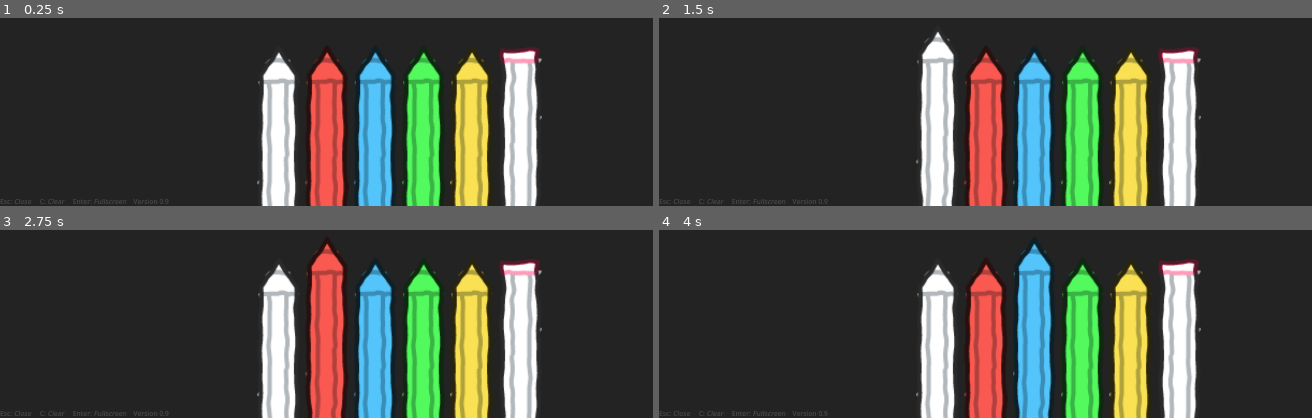
Above: before the commit, frames 1-4 (two rows, left to right).
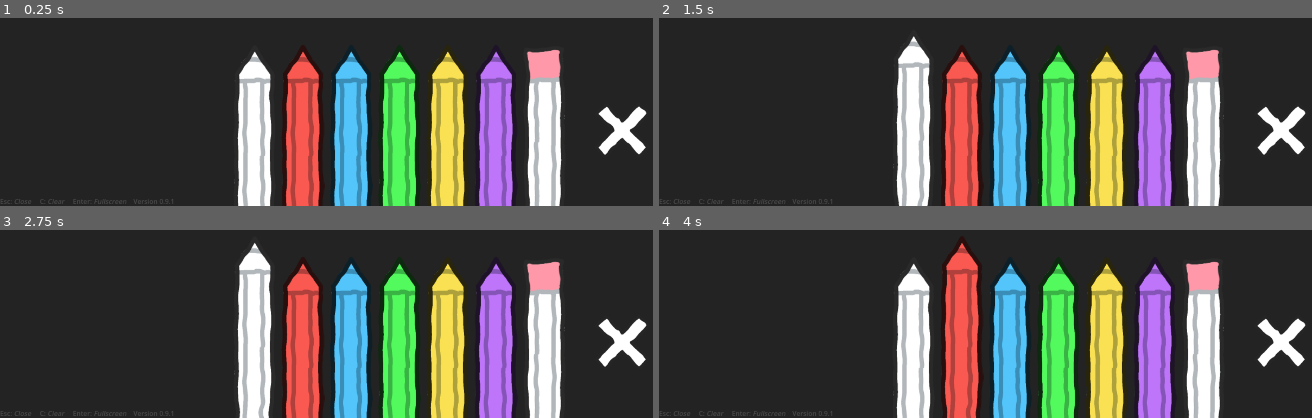
Above: after the commit, the same moments.

Repository: skiletro/cave-whiteboard
Game: Godot game, scene res://whiteboard.tscn
Two runs of this game, one before a commit and one after it. Both use one fixed random seed, a clock stepped at 60 frames per second and the inputs below.
Inputs (mouse positions are in pixels of both pictures, inside the frame that each line leads up to):
- Up to frame 1 (0.25 s): no input
- Up to frame 2 (1.5 s): click (939, 149) at 0.52 s; click (913, 149) at 1.27 s
- Up to frame 3 (2.75 s): click (326, 361) at 2.02 s
- Up to frame 4 (4 s): click (959, 361) at 2.77 s; click (1031, 361) at 3.52 s

The runs differ from the first frame. In frame 1, 38% of the frame differs, in the area x 25-100%, y 15-100%; in frame 2, 39%; in frame 3, 39%; in frame 4, 39%, in the area x 25-100%, y 6-100%.

Commit message:
add purple, proper rubber texture, and added clear button

Diff:
--- a/whiteboard.tscn
+++ b/whiteboard.tscn
@@ -7,11 +7,14 @@
 [ext_resource type="Texture2D" uid="uid://b1p3vbh2ocsmb" path="res://longpencil.png" id="4_qxae8"]
 [ext_resource type="Texture2D" uid="uid://b1drkulccop27" path="res://rubber.png" id="6_5b0t2"]
 [ext_resource type="Script" uid="uid://do3htv18rpwt2" path="res://rubber.gd" id="7_nnax6"]
+[ext_resource type="Texture2D" uid="uid://da6dpxbcye1i8" path="res://clear.png" id="8_koia0"]
 
 [sub_resource type="StyleBoxFlat" id="StyleBoxFlat_tyhvn"]
 bg_color = Color(0.136826, 0.136826, 0.136826, 1)
 
 [sub_resource type="StyleBoxEmpty" id="StyleBoxEmpty_qxae8"]
+
+[sub_resource type="StyleBoxEmpty" id="StyleBoxEmpty_koia0"]
 
 [node name="CanvasLayer" type="CanvasLayer" node_paths=PackedStringArray("dock_rect")]
 follow_viewport_enabled = true
@@ -47,26 +50,28 @@
 offset_bottom = 40.0
 theme_override_colors/default_color = Color(1, 1, 1, 0.184314)
 bbcode_enabled = true
-text = "Esc: [i]Close[/i]     C: [i]Clear[/i]     Enter: [i]Fullscreen[/i]    Version 0.9"
+text = "Esc: [i]Close[/i]     C: [i]Clear[/i]     Enter: [i]Fullscreen[/i]    Version 0.9.1"
 fit_content = true
 scroll_active = false
 autowrap_mode = 0
 
 [node name="Dock" type="BoxContainer" parent="."]
-anchors_preset = 12
+z_index = 1
+anchors_preset = 7
+anchor_left = 0.5
 anchor_top = 1.0
-anchor_right = 1.0
+anchor_right = 0.5
 anchor_bottom = 1.0
-offset_left = 613.0
-offset_top = -430.0
-offset_right = -613.0
-offset_bottom = 160.0
+offset_left = -404.0
+offset_top = -432.0
+offset_right = 404.0
+offset_bottom = 158.0
 grow_horizontal = 2
 grow_vertical = 0
 alignment = 1
 script = ExtResource("2_tyhvn")
 
-[node name="Button" type="Button" parent="Dock"]
+[node name="WhitePencil" type="Button" parent="Dock"]
 custom_minimum_size = Vector2(112.39, 0)
 layout_mode = 2
 theme_override_styles/focus = SubResource("StyleBoxEmpty_qxae8")
@@ -77,7 +82,7 @@
 expand_icon = true
 script = ExtResource("4_4ykqq")
 
-[node name="Button2" type="Button" parent="Dock"]
+[node name="RedPencil" type="Button" parent="Dock"]
 modulate = Color(0.981371, 0.350289, 0.319129, 1)
 custom_minimum_size = Vector2(112.39, 0)
 layout_mode = 2
@@ -89,7 +94,7 @@
 expand_icon = true
 script = ExtResource("4_4ykqq")
 
-[node name="Button3" type="Button" parent="Dock"]
+[node name="BluePencil" type="Button" parent="Dock"]
 modulate = Color(0.3234, 0.772077, 0.98, 1)
 custom_minimum_size = Vector2(112.39, 0)
 layout_mode = 2
@@ -101,7 +106,7 @@
 expand_icon = true
 script = ExtResource("4_4ykqq")
 
-[node name="Button4" type="Button" parent="Dock"]
+[node name="GreenPencil" type="Button" parent="Dock"]
 modulate = Color(0.3234, 0.98, 0.367173, 1)
 custom_minimum_size = Vector2(112.39, 0)
 layout_mode = 2
@@ -113,7 +118,7 @@
 expand_icon = true
 script = ExtResource("4_4ykqq")
 
-[node name="Button5" type="Button" parent="Dock"]
+[node name="YellowPencil" type="Button" parent="Dock"]
 modulate = Color(0.98, 0.88151, 0.3234, 1)
 custom_minimum_size = Vector2(112.39, 0)
 layout_mode = 2
@@ -125,7 +130,19 @@
 expand_icon = true
 script = ExtResource("4_4ykqq")
 
-[node name="Button6" type="Button" parent="Dock"]
+[node name="PurplePencil" type="Button" parent="Dock"]
+modulate = Color(0.74627, 0.4606, 0.98, 1)
+custom_minimum_size = Vector2(112.39, 0)
+layout_mode = 2
+theme_override_styles/focus = SubResource("StyleBoxEmpty_qxae8")
+toggle_mode = true
+button_group = ExtResource("3_qxae8")
+icon = ExtResource("4_qxae8")
+flat = true
+expand_icon = true
+script = ExtResource("4_4ykqq")
+
+[node name="Rubber" type="Button" parent="Dock"]
 custom_minimum_size = Vector2(112.39, 0)
 layout_mode = 2
 theme_override_styles/focus = SubResource("StyleBoxEmpty_qxae8")
@@ -136,4 +153,22 @@
 expand_icon = true
 script = ExtResource("7_nnax6")
 
+[node name="Clear" type="Button" parent="."]
+anchors_preset = 7
+anchor_left = 0.5
+anchor_top = 1.0
+anchor_right = 0.5
+anchor_bottom = 1.0
+offset_left = 425.0
+offset_top = -292.0
+offset_right = 645.0
+offset_bottom = -72.0
+grow_horizontal = 2
+grow_vertical = 0
+theme_override_styles/focus = SubResource("StyleBoxEmpty_koia0")
+icon = ExtResource("8_koia0")
+flat = true
+icon_alignment = 1
+
 [connection signal="change_colour" from="." to="." method="_on_change_colour"]
+[connection signal="pressed" from="Clear" to="." method="_on_clear_button_pressed"]
Binary file added: clear.png
Not shown, added: clear.png.import
Binary file removed: item_blaster.png
Binary file removed: item_pencil.png
Binary file changed: longpencil.png
Binary file changed: rubber.png
Not shown: 1 places in whiteboard.tscn that only renumber resources
